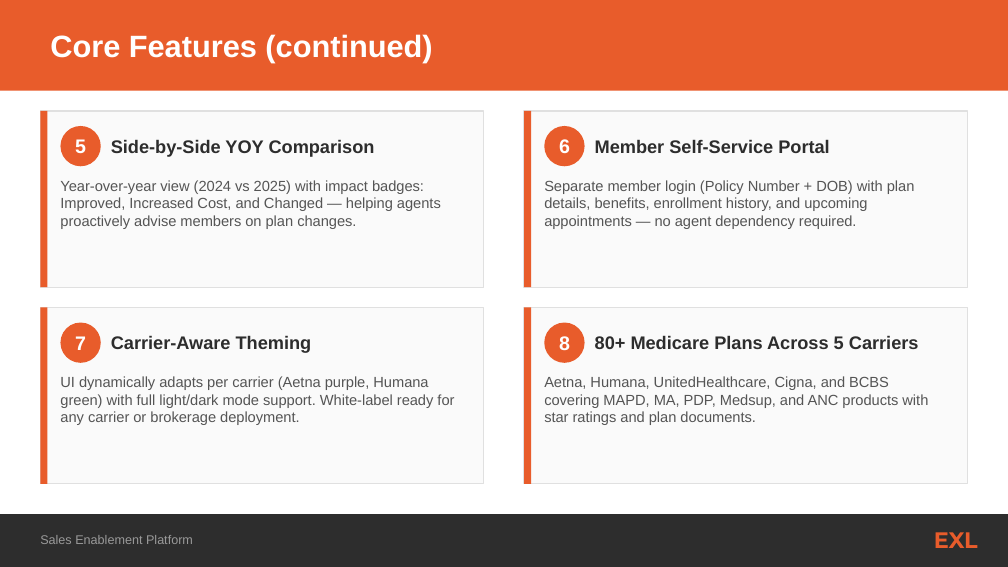
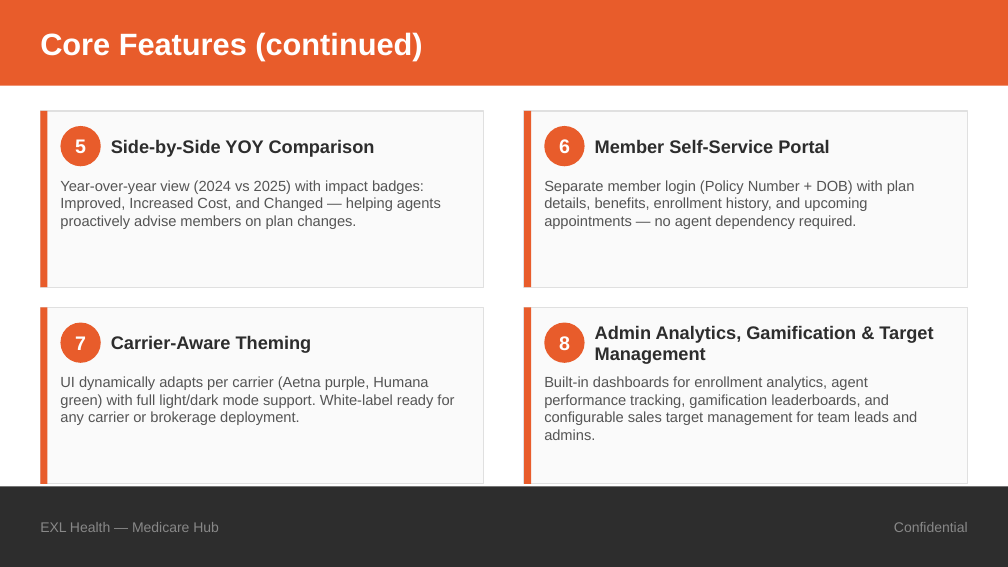
Before and after one commit to Rubaraj/TechSalesApp, a slide deck: slide 5 of Sales_Enablement_Platform.pptx. Drawn at 1008x567 pixels with LibreOffice and Linux fonts; fonts in the diff are those of the drawing. Boxes give left, top, right and bottom in pixels: in the first picture for what was removed or moved away, otherwise in the second. Text is boxed around its words. In the diff, an @@ line names an element or a change of style, - is before the commit and + after.

```diff
--- a/Sales_Enablement_Platform.pptx
+++ b/Sales_Enablement_Platform.pptx
@@ rectangle: place and size @@
-rectangle at [0, 0, 1008, 91]
+rectangle at [0, 0, 1008, 86]
@@ text "Core Features (continued)": place and size @@
-text "Core Features (continued)" at [50, 34, 432, 63]
+text "Core Features (continued)" at [40, 32, 422, 60]
@@ text at [595, 325, 933, 364]: text changed @@
-80+ Medicare Plans Across 5 Carriers
+Admin Analytics, Gamification & Target Management
@@ text at [544, 376, 917, 440]: text changed @@
-Aetna, Humana, UnitedHealthcare, Cigna, and BCBS covering MAPD, MA, PDP, Medsup, and ANC products with star ratings and plan documents.
+Built-in dashboards for enrollment analytics, agent performance tracking, gamification leaderboards, and configurable sales target management for team leads and admins.
@@ rectangle: place and size @@
-rectangle at [0, 514, 1008, 567]
+rectangle at [0, 487, 1008, 567]
@@ text at [40, 522, 219, 532]: text changed; size 16 to 10 pt; font Montserrat to Arial; text colour #E85C2B to #888888; bold off @@
-EXL
+EXL Health — Medicare Hub
@@ text removed at [40, 535, 193, 544] @@
-Sales Enablement Platform
@@ text added at [894, 522, 968, 532], 10 pt, text #888888 @@
+Confidential
```
Also in this commit, not shown: 2 other slides changed, 6 slides added, 7 slides removed.
